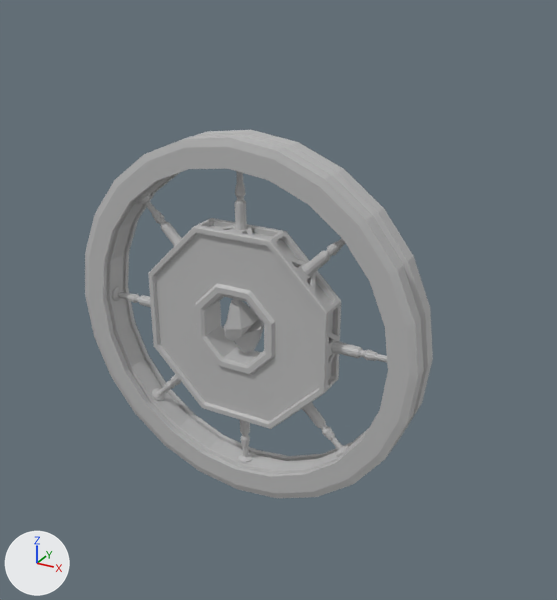
The FBX model Assets/_Game/Art/Entities/Characters/BossAnim/GBE_Boss_AttackE_Anim.fbx as it was, and as the next commit left it.
One viewpoint serves both versions: a 50 mm camera at (9.09, -14.65, 15.47) aimed at (0.65, 0.7, 7.8). Lighting does not change. The marker at lower left points along +X, +Y and +Z. Where no turn or scale is listed for an object, it has been applied to the vertices.

Names of what the first picture shows: 'GBE_Boss_rig:boss_crystal_GEO', 'GBE_Boss_rig:boss_innerRing_GEO', 'GBE_Boss_rig:boss_outerRing_GEO', 'GBE_Boss_rig:boss_outerRing_support_GEO'.
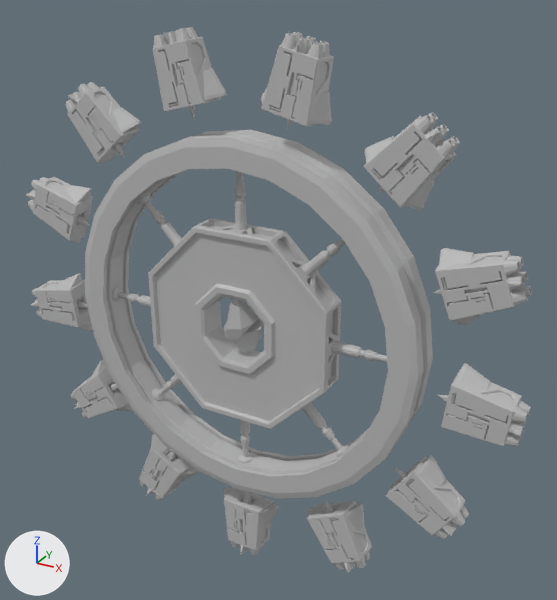
Pixel boxes (x1, y1, x2, y2) of what changed, in the pictures (557 x 600 px):
'GBE_Boss_rig:boss_weapon_09_GEO', shown: after (364, 113, 460, 210)
'GBE_Boss_rig:boss_weapon_10_GEO', shown: after (434, 248, 532, 325)
'GBE_Boss_rig:boss_weapon_08_GEO', shown: after (261, 32, 334, 129)
'GBE_Boss_rig:boss_weapon_11_GEO', shown: after (438, 363, 531, 446)
'GBE_Boss_rig:boss_weapon_07_GEO', shown: after (152, 27, 227, 120)
'GBE_Boss_rig:boss_weapon_12_GEO', shown: after (386, 455, 469, 539)
'GBE_Boss_rig:boss_weapon_06_GEO', shown: after (65, 82, 141, 163)
'GBE_Boss_rig:boss_weapon_13_GEO', shown: after (307, 500, 372, 573)
'GBE_Boss_rig:boss_weapon_05_GEO', shown: after (26, 177, 93, 244)
'GBE_Boss_rig:boss_weapon_01_GEO', shown: after (224, 487, 278, 555)
'GBE_Boss_rig:boss_weapon_04_GEO', shown: after (31, 273, 92, 331)
'GBE_Boss_rig:boss_weapon_02_GEO', shown: after (139, 434, 198, 501)
'GBE_Boss_rig:boss_weapon_03_GEO', shown: after (71, 359, 132, 418)

The change, as a list of edits to the scene's bpy script:
```text
Change ob_gbe_boss_rig_boss_weapon_04_geo:
    remove ob_gbe_boss_rig_boss_weapon_04_geo.hide_viewport = True
    ob_gbe_boss_rig_boss_weapon_04_geo.rotation_euler: (0.0, 0.0, 0.0) -> (1.571, 0.0, 0.0)  # degrees (0, 0, 0) -> degrees (90, 0, 0)
    ob_gbe_boss_rig_boss_weapon_04_geo.scale: (1.0, 1.0, 1.0) -> (0.01, 0.01, 0.01)
Change ob_gbe_boss_rig_boss_weapon_03_geo:
    remove ob_gbe_boss_rig_boss_weapon_03_geo.hide_viewport = True
    ob_gbe_boss_rig_boss_weapon_03_geo.rotation_euler: (0.0, 0.0, 0.0) -> (1.571, 0.0, 0.0)  # degrees (0, 0, 0) -> degrees (90, 0, 0)
    ob_gbe_boss_rig_boss_weapon_03_geo.scale: (1.0, 1.0, 1.0) -> (0.01, 0.01, 0.01)
Change ob_gbe_boss_rig_boss_weapon_12_geo:
    remove ob_gbe_boss_rig_boss_weapon_12_geo.hide_viewport = True
    ob_gbe_boss_rig_boss_weapon_12_geo.rotation_euler: (0.0, 0.0, 0.0) -> (1.571, 0.0, 0.0)  # degrees (0, 0, 0) -> degrees (90, 0, 0)
    ob_gbe_boss_rig_boss_weapon_12_geo.scale: (1.0, 1.0, 1.0) -> (0.01, 0.01, 0.01)
Change ob_gbe_boss_rig_boss_weapon_02_geo:
    remove ob_gbe_boss_rig_boss_weapon_02_geo.hide_viewport = True
    ob_gbe_boss_rig_boss_weapon_02_geo.rotation_euler: (0.0, 0.0, 0.0) -> (1.571, 0.0, 0.0)  # degrees (0, 0, 0) -> degrees (90, 0, 0)
    ob_gbe_boss_rig_boss_weapon_02_geo.scale: (1.0, 1.0, 1.0) -> (0.01, 0.01, 0.01)
Change ob_gbe_boss_rig_boss_weapon_09_geo:
    remove ob_gbe_boss_rig_boss_weapon_09_geo.hide_viewport = True
    ob_gbe_boss_rig_boss_weapon_09_geo.rotation_euler: (0.0, 0.0, 0.0) -> (1.571, 0.0, 0.0)  # degrees (0, 0, 0) -> degrees (90, 0, 0)
    ob_gbe_boss_rig_boss_weapon_09_geo.scale: (1.0, 1.0, 1.0) -> (0.01, 0.01, 0.01)
Change ob_gbe_boss_rig_boss_weapon_06_geo:
    remove ob_gbe_boss_rig_boss_weapon_06_geo.hide_viewport = True
    ob_gbe_boss_rig_boss_weapon_06_geo.rotation_euler: (0.0, 0.0, 0.0) -> (1.571, 0.0, 0.0)  # degrees (0, 0, 0) -> degrees (90, 0, 0)
    ob_gbe_boss_rig_boss_weapon_06_geo.scale: (1.0, 1.0, 1.0) -> (0.01, 0.01, 0.01)
Change ob_gbe_boss_rig_boss_weapon_01_geo:
    remove ob_gbe_boss_rig_boss_weapon_01_geo.hide_viewport = True
    ob_gbe_boss_rig_boss_weapon_01_geo.rotation_euler: (0.0, 0.0, 0.0) -> (1.571, 0.0, 0.0)  # degrees (0, 0, 0) -> degrees (90, 0, 0)
    ob_gbe_boss_rig_boss_weapon_01_geo.scale: (1.0, 1.0, 1.0) -> (0.01, 0.01, 0.01)
Change ob_gbe_boss_rig_boss_weapon_11_geo:
    remove ob_gbe_boss_rig_boss_weapon_11_geo.hide_viewport = True
    ob_gbe_boss_rig_boss_weapon_11_geo.rotation_euler: (0.0, 0.0, 0.0) -> (1.571, 0.0, 0.0)  # degrees (0, 0, 0) -> degrees (90, 0, 0)
    ob_gbe_boss_rig_boss_weapon_11_geo.scale: (1.0, 1.0, 1.0) -> (0.01, 0.01, 0.01)
Change ob_gbe_boss_rig_boss_weapon_10_geo:
    remove ob_gbe_boss_rig_boss_weapon_10_geo.hide_viewport = True
    ob_gbe_boss_rig_boss_weapon_10_geo.rotation_euler: (0.0, 0.0, 0.0) -> (1.571, 0.0, 0.0)  # degrees (0, 0, 0) -> degrees (90, 0, 0)
    ob_gbe_boss_rig_boss_weapon_10_geo.scale: (1.0, 1.0, 1.0) -> (0.01, 0.01, 0.01)
Change ob_gbe_boss_rig_boss_weapon_13_geo:
    remove ob_gbe_boss_rig_boss_weapon_13_geo.hide_viewport = True
    ob_gbe_boss_rig_boss_weapon_13_geo.rotation_euler: (0.0, 0.0, 0.0) -> (1.571, 0.0, 0.0)  # degrees (0, 0, 0) -> degrees (90, 0, 0)
    ob_gbe_boss_rig_boss_weapon_13_geo.scale: (1.0, 1.0, 1.0) -> (0.01, 0.01, 0.01)
Change ob_gbe_boss_rig_boss_weapon_08_geo:
    remove ob_gbe_boss_rig_boss_weapon_08_geo.hide_viewport = True
    ob_gbe_boss_rig_boss_weapon_08_geo.rotation_euler: (0.0, 0.0, 0.0) -> (1.571, 0.0, 0.0)  # degrees (0, 0, 0) -> degrees (90, 0, 0)
    ob_gbe_boss_rig_boss_weapon_08_geo.scale: (1.0, 1.0, 1.0) -> (0.01, 0.01, 0.01)
Change ob_gbe_boss_rig_boss_weapon_05_geo:
    remove ob_gbe_boss_rig_boss_weapon_05_geo.hide_viewport = True
    ob_gbe_boss_rig_boss_weapon_05_geo.rotation_euler: (0.0, 0.0, 0.0) -> (1.571, 0.0, 0.0)  # degrees (0, 0, 0) -> degrees (90, 0, 0)
    ob_gbe_boss_rig_boss_weapon_05_geo.scale: (1.0, 1.0, 1.0) -> (0.01, 0.01, 0.01)
Change ob_gbe_boss_rig_boss_weapon_07_geo:
    remove ob_gbe_boss_rig_boss_weapon_07_geo.hide_viewport = True
    ob_gbe_boss_rig_boss_weapon_07_geo.rotation_euler: (0.0, 0.0, 0.0) -> (1.571, 0.0, 0.0)  # degrees (0, 0, 0) -> degrees (90, 0, 0)
    ob_gbe_boss_rig_boss_weapon_07_geo.scale: (1.0, 1.0, 1.0) -> (0.01, 0.01, 0.01)
```
